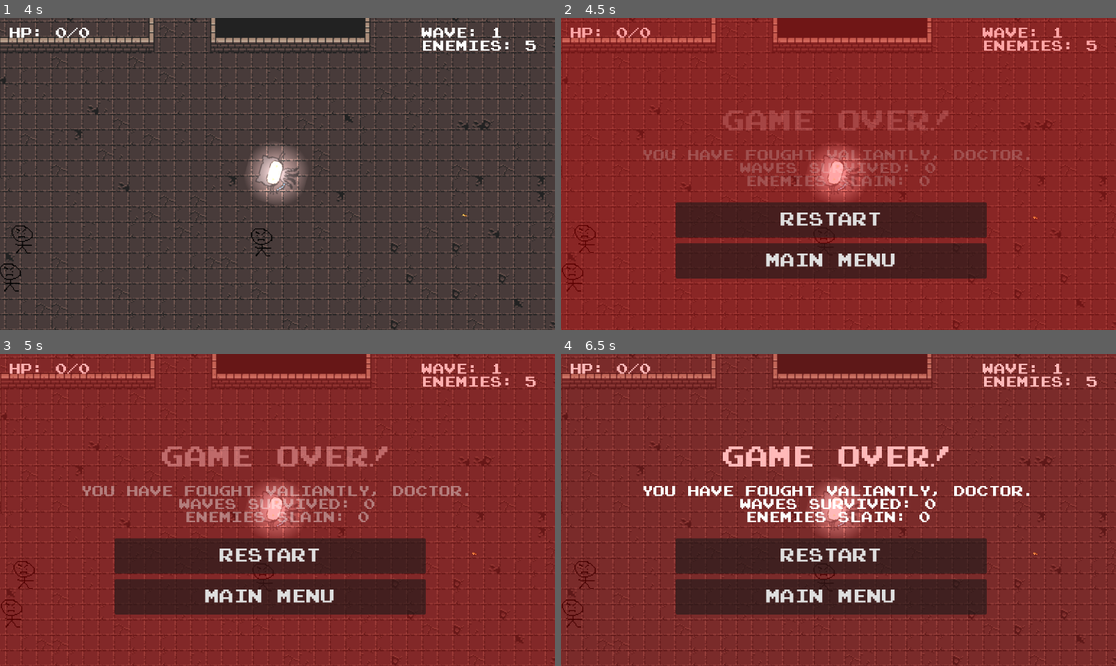
Above: before the commit, frames 1-4 (two rows, left to right).
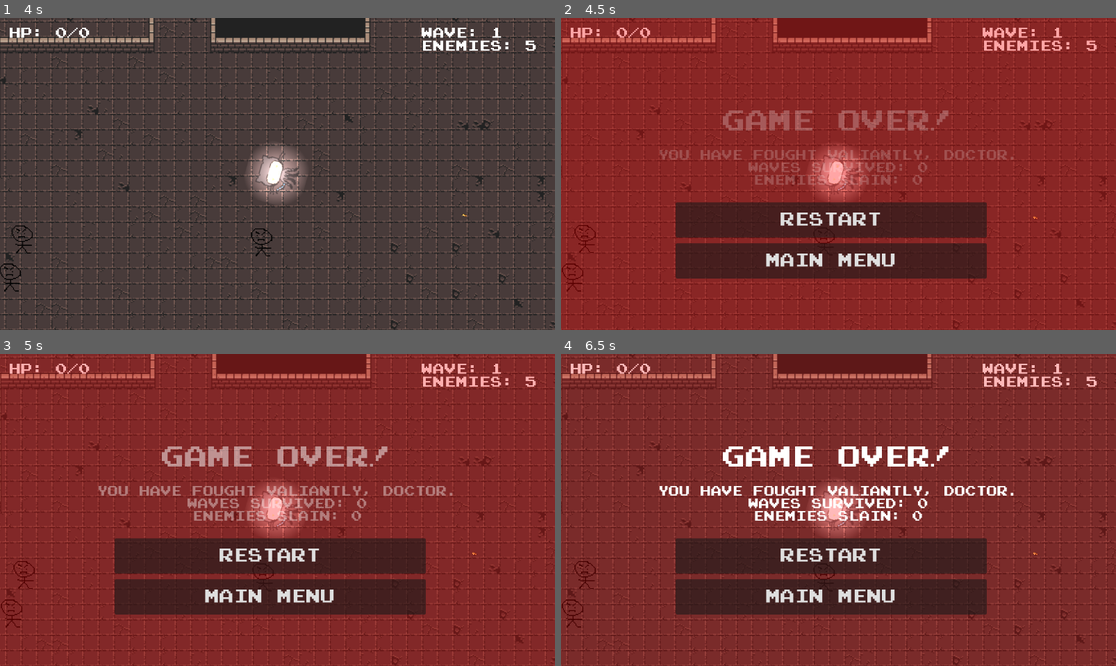
Above: after the commit, the same moments.

Repository: Jeelo-byte/2-sacrifices-must-be-made-
Game: Godot game, scene res://Sences/main.tscn
The game is run twice, just before and just after one commit, with the same random seed, the same clock (stepped at 60 frames per second) and the same inputs.
Inputs (mouse positions are in pixels of both pictures, inside the frame that each line leads up to):
- Up to frame 1 (4 s): tap Enter (ui_accept) at 0.5, 0.77, 1.52, 3.02, 3.77 s; move the mouse to (399, 158) at 0.52 s; press the mouse at (399, 158) at 0.53 s; hold D (right) 0.53-1.28 s; move the mouse to (166, 189) at 1.27 s; release the mouse at (166, 189) at 1.28 s; hold S (down) 1.28-2.03 s; click (166, 189) at 1.35 s; move the mouse to (333, 105) at 2.02 s; press the mouse at (333, 105) at 2.03 s; hold D (right) 2.03-2.78 s; move the mouse to (249, 236) at 2.77 s; release the mouse at (249, 236) at 2.78 s; hold W (up) 2.78-3.53 s; click (249, 236) at 2.85 s; move the mouse to (444, 220) at 3.52 s; press the mouse at (444, 220) at 3.53 s; hold A (left) from 3.53 s (still down)
- Up to frame 2 (4.5 s): keep holding A (left); move the mouse to (672, 127) at 4.27 s; release the mouse at (672, 127) at 4.28 s; click (672, 127) at 4.35 s
- Up to frame 3 (5 s): keep holding A (left); tap Enter (ui_accept) at 4.52 s
- Up to frame 4 (6.5 s): move the mouse to (866, 510) at 5.02 s; release A (left) at 5.03 s; press the mouse at (866, 510) at 5.03 s; hold S (down) 5.03-5.78 s; move the mouse to (755, 432) at 5.77 s; release the mouse at (755, 432) at 5.78 s; hold D (right) from 5.78 s (still down); click (755, 432) at 5.85 s; tap Enter (ui_accept) at 6.02 s

Frame 1 is identical in both runs. In frame 2, 1.8% of the frame differs, in the area x 14-85%, y 42-54%; in frame 3, 3.4%; in frame 4, 3.9%, in the area x 14-85%, y 29-54%.

Commit message:
Minor changes to font on death menu.

Diff:
--- a/Scripts/stats_label.gd
+++ b/Scripts/stats_label.gd
@@ -5,7 +5,7 @@
 	var font = load("res://Fonts/PrStart.ttf")
 	if font:
 		add_theme_font_override("font", font)
-		add_theme_font_size_override("font_size", 24)
+		add_theme_font_size_override("font_size", 22)
 
 	call_deferred("setup")
 
--- a/Sences/main.tscn
+++ b/Sences/main.tscn
@@ -125,6 +125,7 @@
 
 [node name="GameOverLabel" type="Label" parent="UI/GameOverScreen"]
 modulate = Color(1, 1, 1, 0)
+z_index = 6
 layout_mode = 0
 offset_top = 192.0
 offset_right = 1152.0
